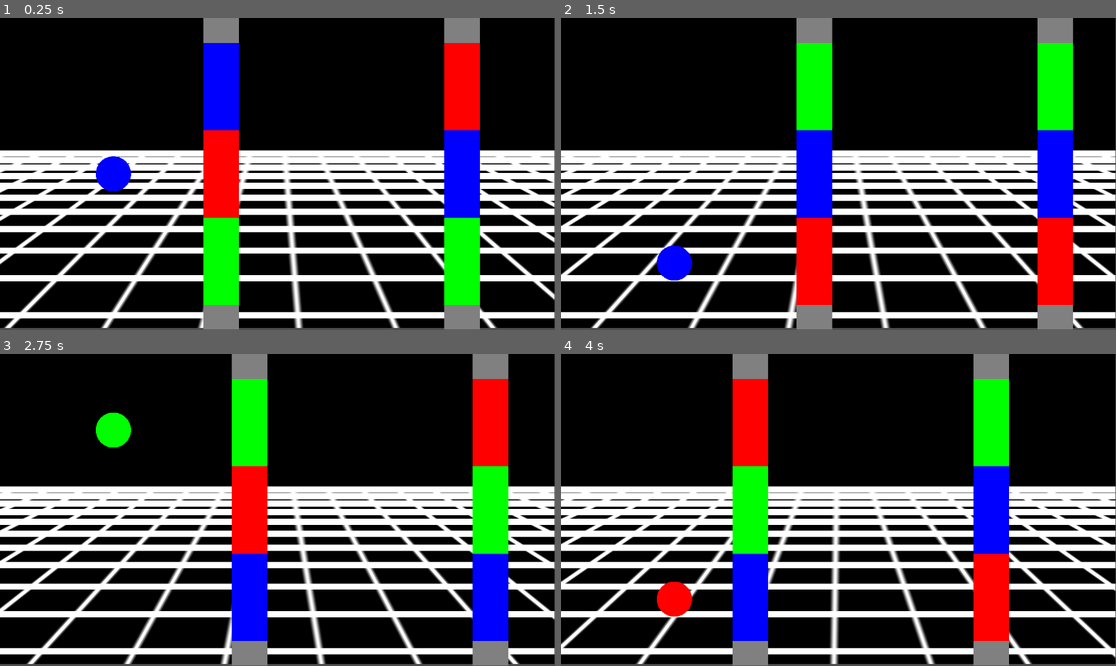
Above: before the commit, frames 1-4 (two rows, left to right).
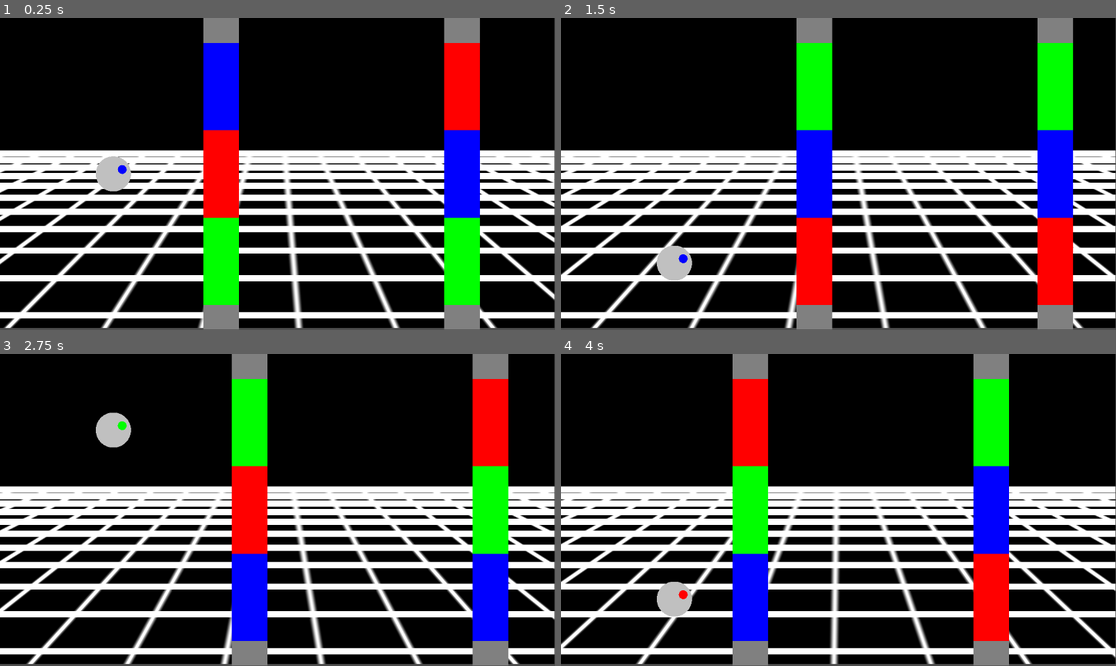
Above: after the commit, the same moments.

Repository: FantAsylum/RGBot
Game: Godot game, scene res://scenes/main_scene.tscn
The game is run twice, just before and just after one commit, with the same random seed, the same clock (stepped at 60 frames per second) and the same inputs.
Inputs:
- Up to frame 1 (0.25 s): no input
- Up to frame 2 (1.5 s): hold W (move_up) 0.53-1.28 s; hold S (move_down) from 1.28 s (still down)
- Up to frame 3 (2.75 s): release S (move_down) at 2.03 s; hold W (move_up) from 2.03 s (still down)
- Up to frame 4 (4 s): release W (move_up) at 3.53 s; hold S (move_down) from 3.53 s (still down)

The runs differ from the first frame. In frame 1, 0.5% of the frame differs, in the area x 17-24%, y 44-56%; in frame 2, 0.5%; in frame 3, 0.5%, in the area x 17-24%, y 18-31%; in frame 4, 0.5%.

Commit message:
Add eye to RGBot

Diff:
--- a/shaders/bot.gdshader
+++ b/shaders/bot.gdshader
@@ -1,17 +1,48 @@
 shader_type canvas_item;
 
-uniform vec4 bot_color: source_color;
+uniform vec4 bot_color: source_color = vec4(1., 0., 0., 1.);
+
+const vec3 silver = vec3(192./255.);
+const vec3 grey = vec3(128./255.);
 
 float circle(vec2 uv, float r) {
 	return 1. - step(r, length(uv));
 }
 
+float ellipse(vec2 uv, float a, float b) {
+	return 1. - step(1., uv.x / a + uv.y / b);
+}
+
+// TODO: add "mouth"
+// TODO: add engines
+// TODO: add flames
+// TODO: add glowing
+// TODO: gradient?
+
 void fragment() {
 	vec2 uv = UV;
+	bool stub = false;
 
-	uv -= 0.125;
-	uv *= 2.;
-	vec4 color = vec4(0.);
-	color += circle(uv, 0.25) * bot_color;
-	COLOR = color;
+	COLOR = vec4(0., 0., 0., 1.);
+	if (stub) {
+		uv -= 0.125;
+		uv *= 2.;
+		vec4 color = vec4(0.);
+		color += circle(uv, 0.25) * bot_color;
+		COLOR = color;
+	} else {
+		uv *= 4.;
+		uv -= 0.5;
+
+		float mask = 0.;
+		vec2 uv2 = uv;
+		uv2.x -= 0.25;
+		uv2.y += 0.125;
+		mask = circle(uv2, 0.125);
+		COLOR += mask * bot_color;
+		if (mask == 0.) {
+			mask = circle(uv, 0.5);
+			COLOR = mask * vec4(silver, 1.);
+		}
+	}
 }
